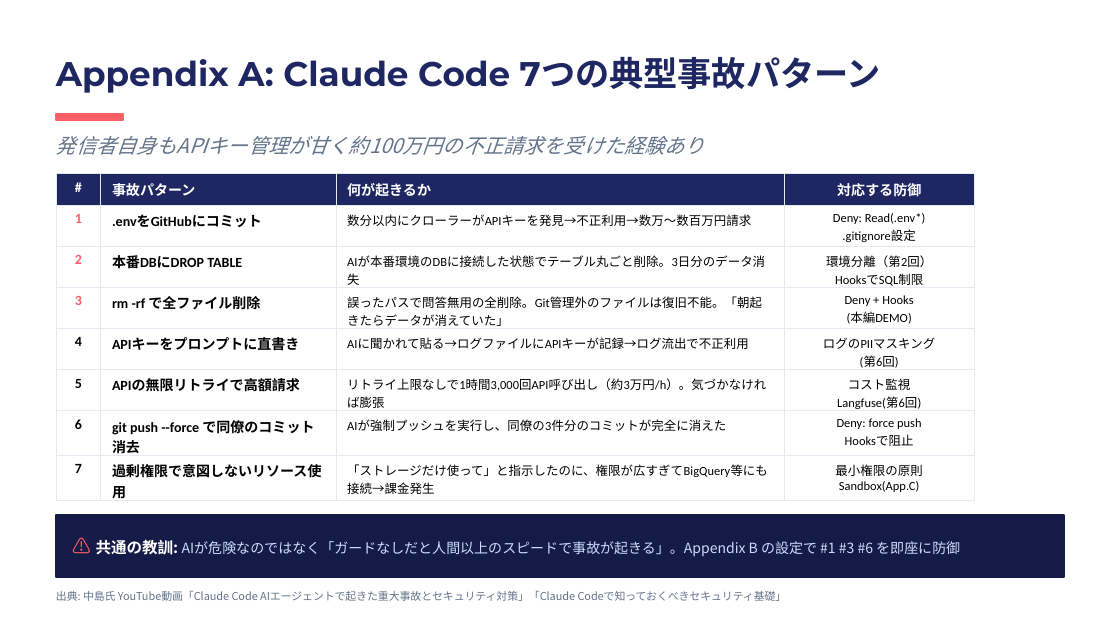
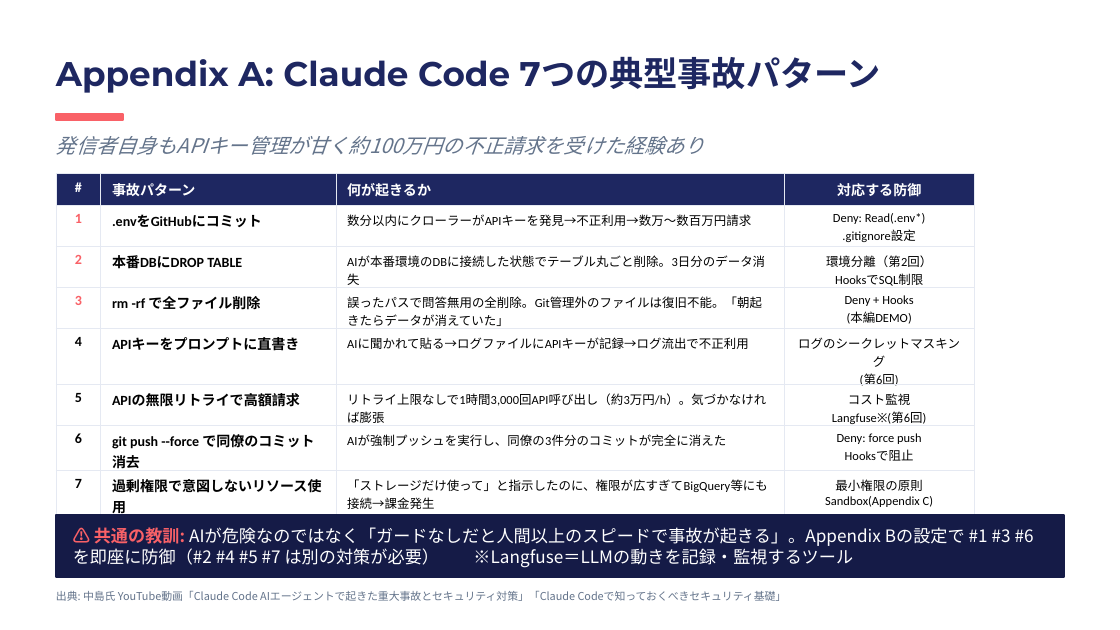
Before and after one commit to ktsuchida11/ClaudeWorkshop, a slide deck: slide 13 of session1/session1_full.pptx. Drawn at 1120x630 pixels with LibreOffice and Linux fonts; fonts in the diff are those of the drawing. Boxes give left, top, right and bottom in pixels: in the first picture for what was removed or moved away, otherwise in the second. Text is boxed around its words. In the diff, an @@ line names an element or a change of style, - is before the commit and + after.

```diff
--- a/session1/session1_full.pptx
+++ b/session1/session1_full.pptx
@@ table at [56,174,974,520] @@
-row 5, column 4: ログのPIIマスキング / (第6回)
+row 5, column 4: ログのシークレットマスキング / (第6回)
-row 6, column 4: コスト監視 / Langfuse(第6回)
+row 6, column 4: コスト監視 / Langfuse※(第6回)
-row 8, column 4: 最小権限の原則 / Sandbox(App.C)
+row 8, column 4: 最小権限の原則 / Sandbox(Appendix C)
@@ text at [73,527,1034,568]: text changed; size 9 to 11 pt; text colour #CADCFC to #FFFFFF @@
-⚠️ 共通の教訓: AIが危険なのではなく「ガードなしだと人間以上のスピードで事故が起きる」。Appendix B の設定で #1 #3 #6 を即座に防御
+⚠️ 共通の教訓: AIが危険なのではなく「ガードなしだと人間以上のスピードで事故が起きる」。Appendix Bの設定で #1 #3 #6 を即座に防御（#2 #4 #5 #7 は別の対策が必要） ※Langfuse＝LLMの動きを記録・監視するツール
```
Also in this commit, not shown: 14 other slides changed.
